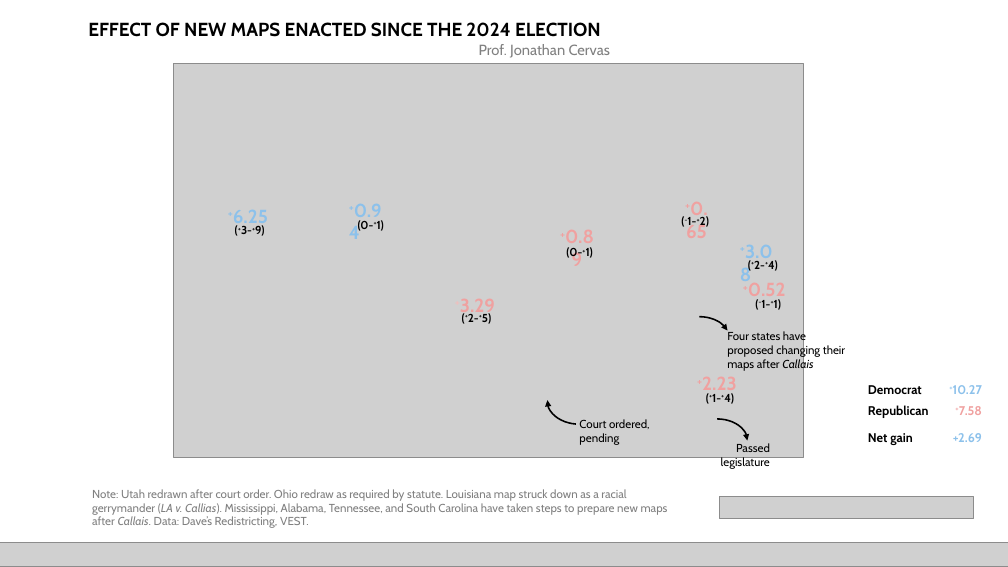
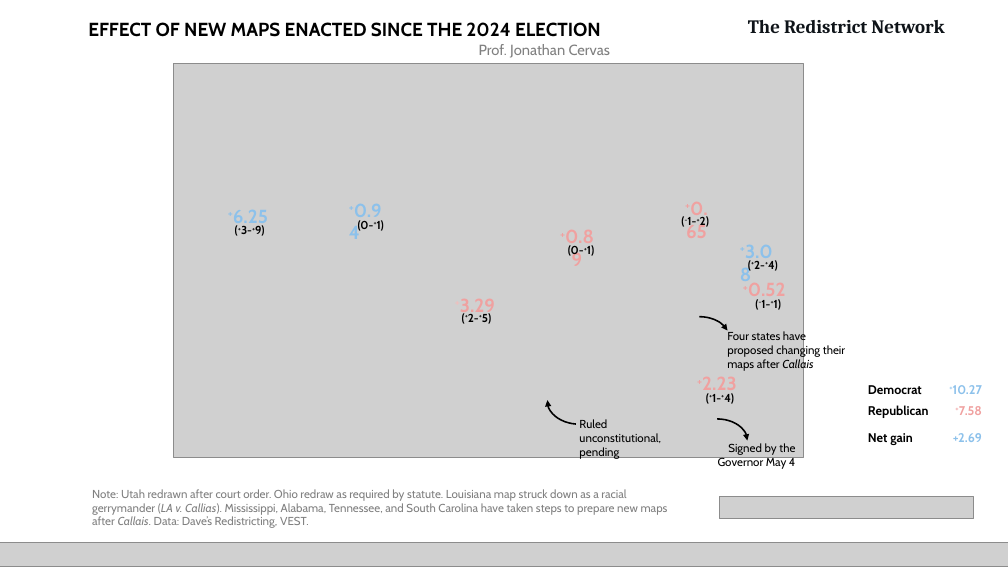
Before and after one commit to jcervas/createMaps, a slide deck: slide 1 of mid-decade-redistricting/_current-map.pptx. Drawn at 1008x567 pixels with LibreOffice and Linux fonts; fonts in the diff are those of the drawing; grey boxes stand for pictures. Boxes give left, top, right and bottom in pixels: in the first picture for what was removed or moved away, otherwise in the second. Text is boxed around its words. In the diff, an @@ line names an element or a change of style, - is before the commit and + after.

```diff
--- a/mid-decade-redistricting/_current-map.pptx
+++ b/mid-decade-redistricting/_current-map.pptx
@@ text added at box(748, 20, 944, 33), 18 pt, text #0F1419, bold @@
+The Redistrict Network
@@ text at box(579, 419, 661, 459): text changed @@
-Court ordered, pending
+Ruled unconstitutional, pending
@@ text at box(718, 443, 795, 469): text changed @@
-Passed legislature
+Signed by the Governor May 4
```
